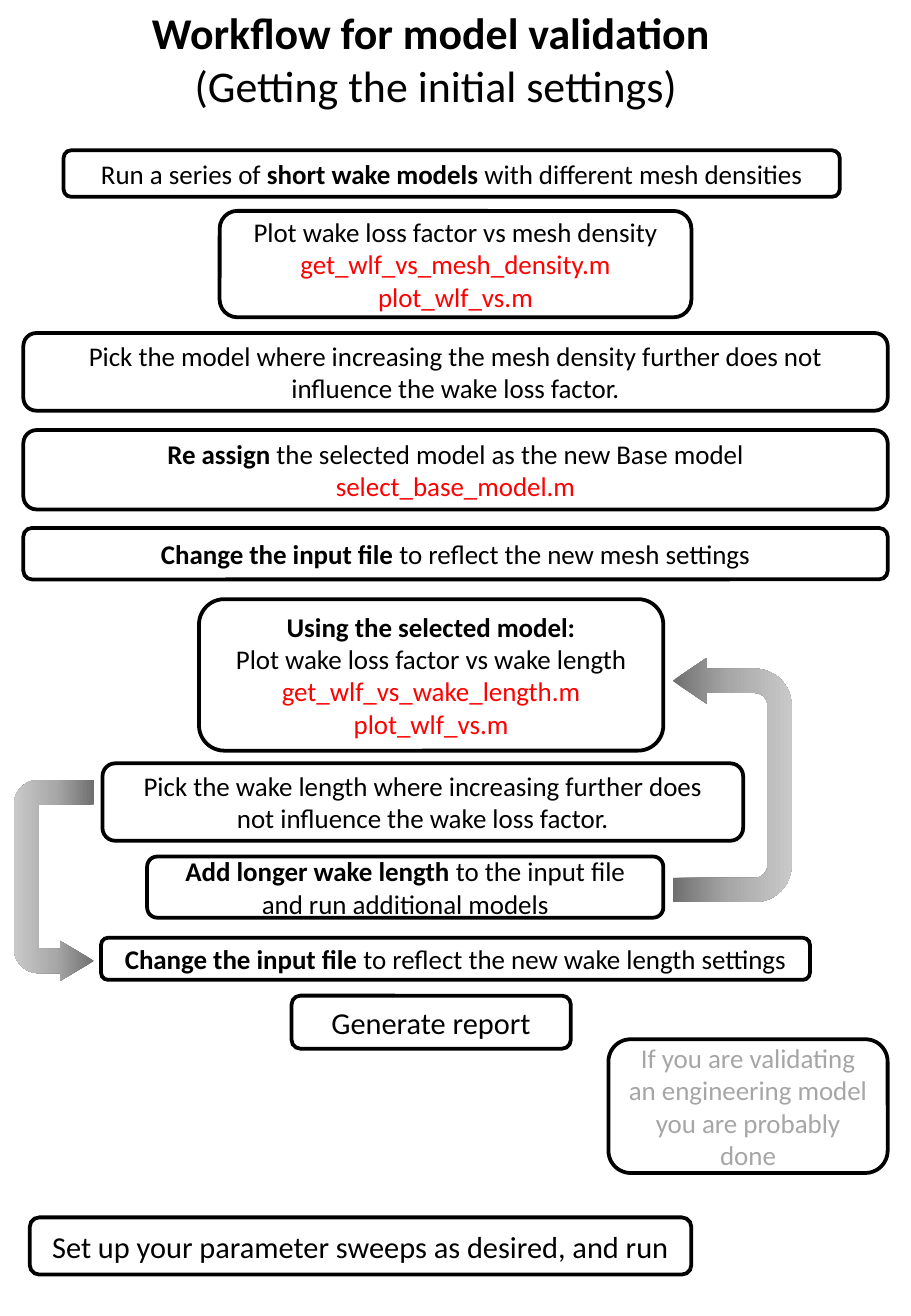
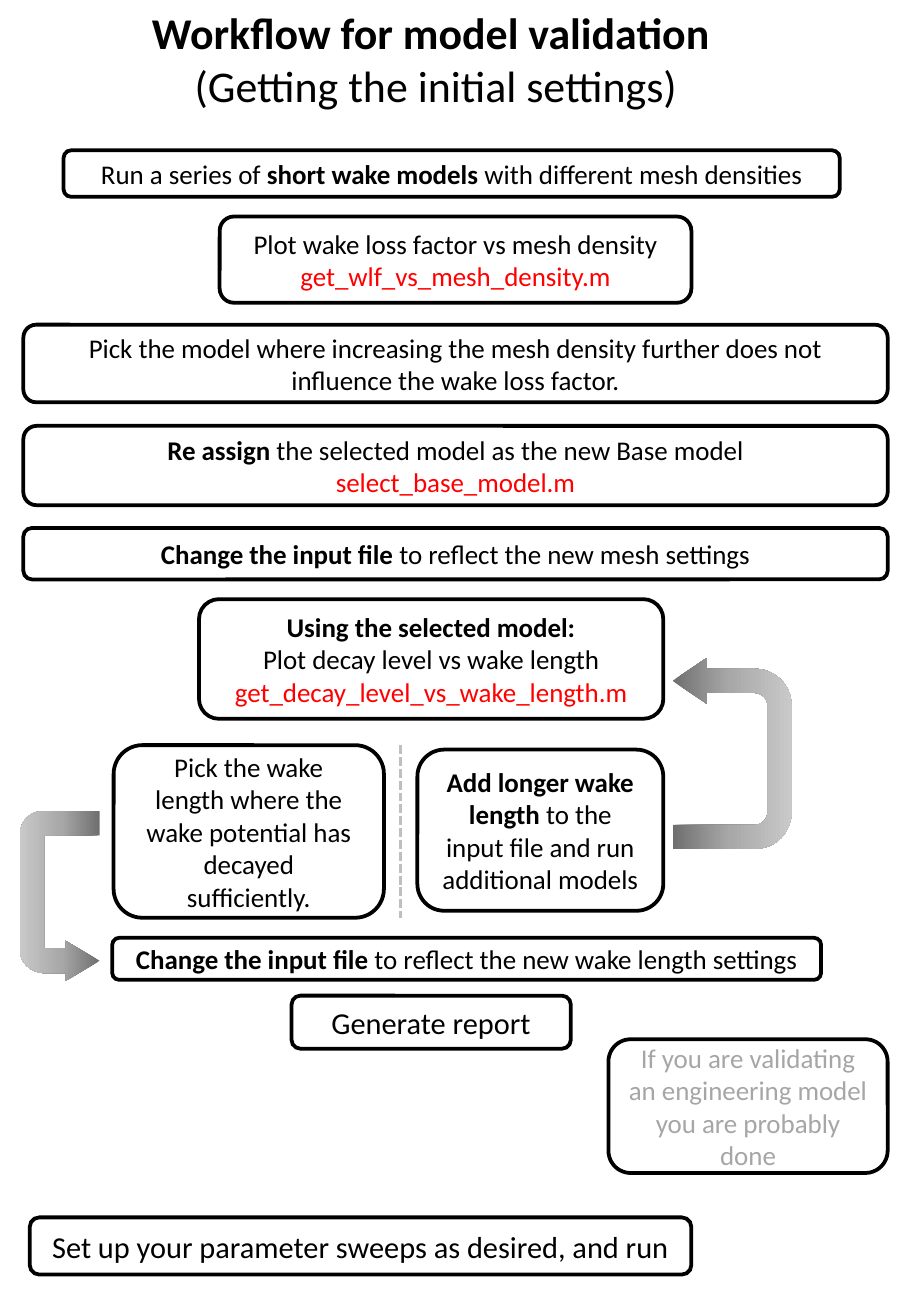
Before and after one commit to alunmorgan/EM-modelling-framework, a slide deck: slide 1 of Documentation/Validation workflow.pptx. Drawn at 911x1316 pixels with LibreOffice and Linux fonts; fonts in the diff are those of the drawing. Boxes give left, top, right and bottom in pixels: in the first picture for what was removed or moved away, otherwise in the second. Text is boxed around its words. In the diff, an @@ line names an element or a change of style, - is before the commit and + after.

```diff
--- a/Documentation/Validation workflow.pptx
+++ b/Documentation/Validation workflow.pptx
@@ rounded rectangle "Plot wake loss factor vs ...": place and size @@
-rounded rectangle "Plot wake loss factor vs ..." at (220,211,691,318)
+rounded rectangle "Plot wake loss factor vs ..." at (220,216,691,302)
@@ text in rounded rectangle at (378,288,533,312): paragraph removed @@
-plot_wlf_vs.m
@@ rounded rectangle "Pick the model where increasing ...": place and size @@
-rounded rectangle "Pick the model where increasing ..." at (23,333,888,411)
+rounded rectangle "Pick the model where increasing ..." at (23,324,888,402)
@@ rounded rectangle "Re assign the selected model ...": place and size @@
-rounded rectangle "Re assign the selected model ..." at (23,430,888,509)
+rounded rectangle "Re assign the selected model ..." at (23,426,888,505)
@@ rounded rectangle "Using the selected model:": place and size @@
-rounded rectangle "Using the selected model:" at (199,599,663,751)
+rounded rectangle "Using the selected model:" at (199,599,663,719)
@@ text in rounded rectangle at (235,650,627,707): text changed @@
-Plot wake loss factor vs wake length
-get_wlf_vs_wake_length.m
-plot_wlf_vs.m
+Plot decay level vs wake length
+get_decay_level_vs_wake_length.m
@@ uturn arrow: place and size @@
-uturn arrow at (672,658,791,902)
+uturn arrow at (672,658,791,848)
@@ rounded rectangle "Pick the wake length where ...": place and size @@
-rounded rectangle "Pick the wake length where ..." at (102,763,742,841)
+rounded rectangle "Pick the wake length where ..." at (114,745,385,917)
@@ line added from (401, 745) to (401, 918), #BFBFBF 1.75 pt dashed @@
@@ rounded rectangle "Add longer wake length to ...": place and size @@
-rounded rectangle "Add longer wake length to ..." at (147,856,663,917)
+rounded rectangle "Add longer wake length to ..." at (418,749,663,911)
@@ text in rounded rectangle at (146,758,351,912): text changed @@
-Pick the wake length where increasing further does not influence the wake loss factor.
+Pick the wake length where the wake potential has decayed sufficiently.
@@ rectangle removed at (663,786,698,830) @@
@@ uturn arrow: place and size @@
-uturn arrow at (14,780,94,981)
+uturn arrow at (19,810,100,980)
@@ rounded rectangle "Change the input file to ...": place and size @@
-rounded rectangle "Change the input file to ..." at (101,938,810,980)
+rounded rectangle "Change the input file to ..." at (112,938,821,980)
```
Also in this commit, not shown: 3 other files.
